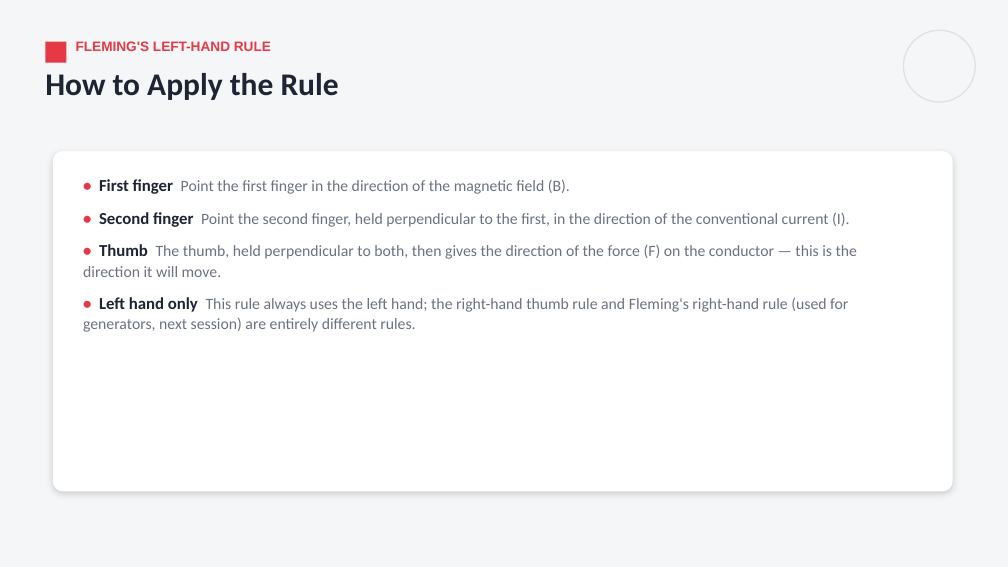
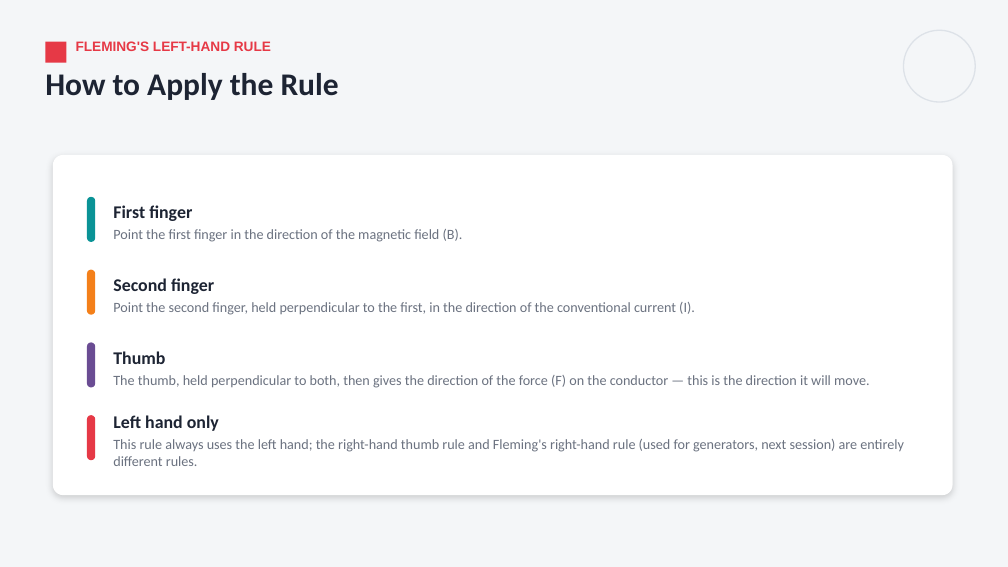
Before and after one commit to parmeshwars2911/MyFirstAR, a slide deck: slide 17 of ppt/MH_Grade10/MH10_S43_Effects_of_Electric_Current_2.pptx. Drawn at 1008x567 pixels with LibreOffice and Linux fonts; fonts in the diff are those of the drawing. Boxes give left, top, right and bottom in pixels: in the first picture for what was removed or moved away, otherwise in the second. Text is boxed around its words. In the diff, an @@ line names an element or a change of style, - is before the commit and + after.

```diff
--- a/ppt/MH_Grade10/MH10_S43_Effects_of_Electric_Current_2.pptx
+++ b/ppt/MH_Grade10/MH10_S43_Effects_of_Electric_Current_2.pptx
@@ rounded rectangle moved from (x1=53, y1=151, x2=953, y2=492) to (x1=53, y1=155, x2=953, y2=495) @@
@@ rounded rectangle added at (x1=87, y1=197, x2=95, y2=242), fill #0A9396 @@
@@ text added at (x1=113, y1=205, x2=463, y2=242), 13.5 pt, text #6B7280 @@
+First finger
+Point the first finger in the direction of the magnetic field (B).
@@ rounded rectangle added at (x1=87, y1=270, x2=95, y2=315), fill #F4801A @@
@@ text added at (x1=113, y1=278, x2=695, y2=315), 13.5 pt, text #6B7280 @@
+Second finger
+Point the second finger, held perpendicular to the first, in the direction of the conventional current (I).
@@ rounded rectangle added at (x1=87, y1=343, x2=95, y2=388), fill #6A4C93 @@
@@ text at (x1=113, y1=351, x2=869, y2=388): text changed; size 15 to 13.5 pt @@
-• First finger Point the first finger in the direction of the magnetic field (B).
-• Second finger Point the second finger, held perpendicular to the first, in the direction of the conventional current (I).
-• Thumb The thumb, held perpendicular to both, then gives the direction of the force (F) on the conductor — this is the direction it will move.
-• Left hand only This rule always uses the left hand; the right-hand thumb rule and Fleming's right-hand rule (used for generators, next session) are entirely different rules.
+Thumb
+The thumb, held perpendicular to both, then gives the direction of the force (F) on the conductor — this is the direction it will move.
@@ text "Thumb" at (x1=113, y1=351, x2=869, y2=388): vertical alignment top to middle @@
@@ rounded rectangle added at (x1=87, y1=415, x2=95, y2=461), fill #E63946 @@
@@ text added at (x1=113, y1=415, x2=904, y2=466), 13.5 pt, text #6B7280 @@
+Left hand only
+This rule always uses the left hand; the right-hand thumb rule and Fleming's right-hand rule (used for generators, next session) are entirely different rules.
```
Also in this commit, not shown: 3 other slides changed, 12 other files.
